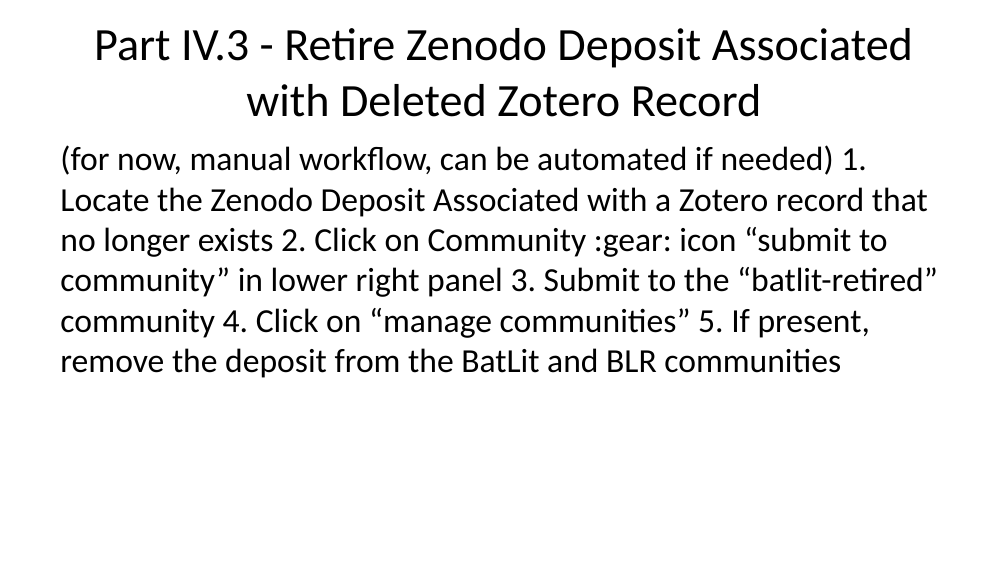
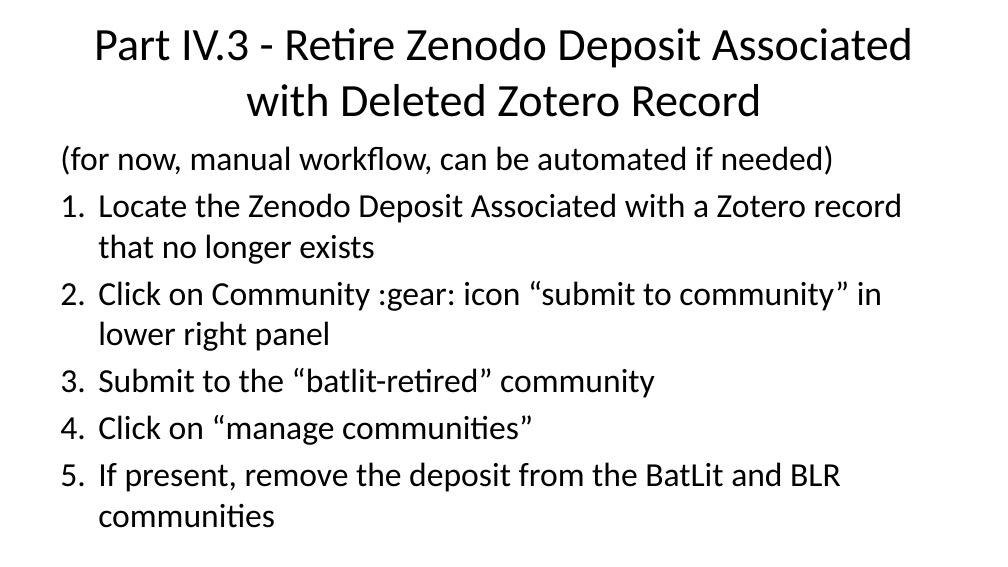
Before and after one commit to bat-literature/bat-literature.github.io, a slide deck: slide 39 of workshop.pptx. Drawn at 1008x567 pixels with LibreOffice and Linux fonts; fonts in the diff are those of the drawing. Boxes give left, top, right and bottom in pixels: in the first picture for what was removed or moved away, otherwise in the second. Text is boxed around its words. In the diff, an @@ line names an element or a change of style, - is before the commit and + after.

Commit message:
workshop slide update

```diff
--- a/workshop.pptx
+++ b/workshop.pptx
@@ text at <box>60,145,903,492</box>: text changed @@
-(for now, manual workflow, can be automated if needed) 1. Locate the Zenodo Deposit Associated with a Zotero record that no longer exists 2. Click on Community :gear: icon “submit to community” in lower right panel 3. Submit to the “batlit-retired” community 4. Click on “manage communities” 5. If present, remove the deposit from the BatLit and BLR communities
+(for now, manual workflow, can be automated if needed)
+1. Locate the Zenodo Deposit Associated with a Zotero record that no longer exists
+2. Click on Community :gear: icon “submit to community” in lower right panel
+3. Submit to the “batlit-retired” community
+4. Click on “manage communities”
+5. If present, remove the deposit from the BatLit and BLR communities
```
Also in this commit, not shown: 3 other files.
